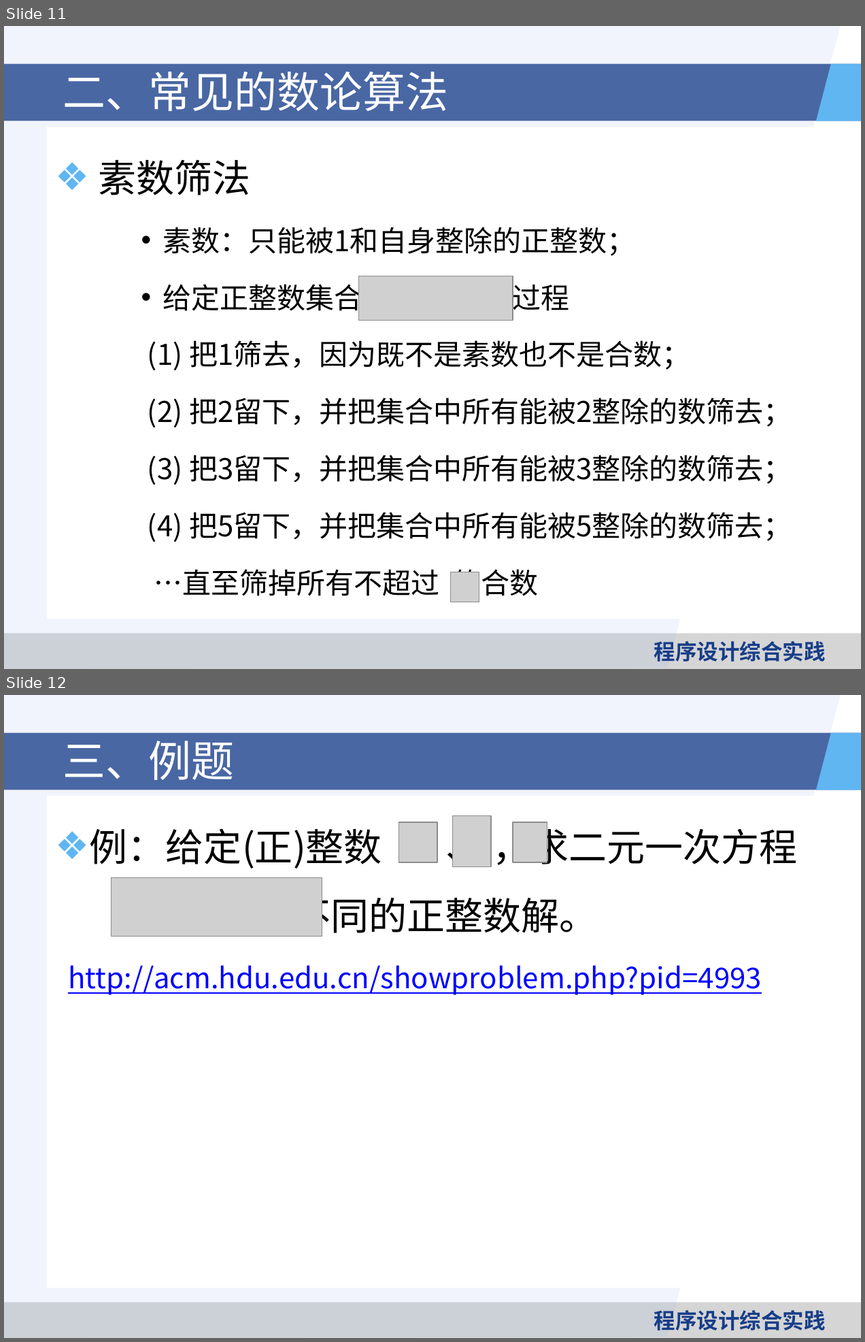
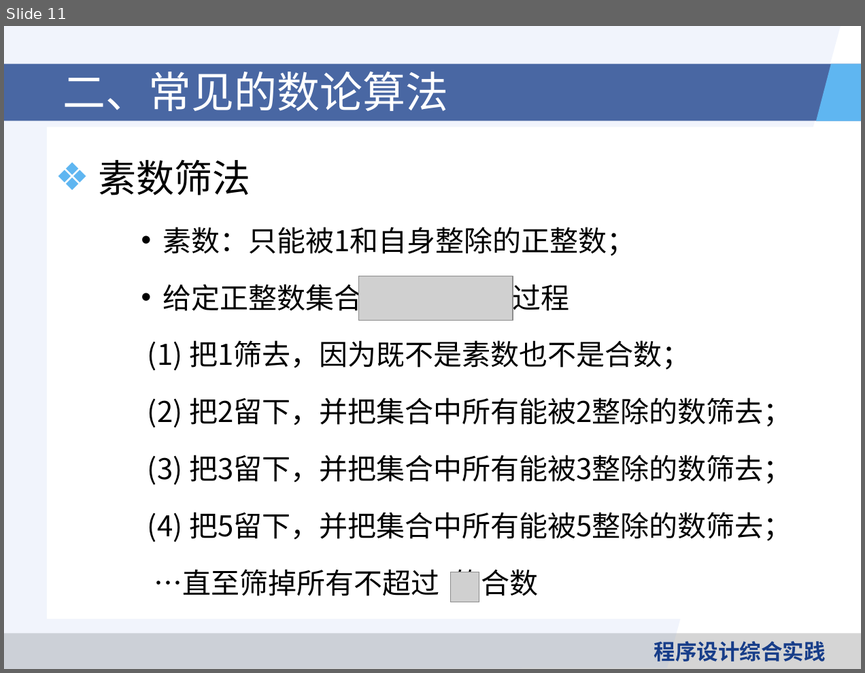
Before and after one commit to heyuantao/ProgrammingPracticeCourse, a slide deck: 课件/第三讲： 数论.pptx. Shown one above the other, each under a label of ours: slides 11 and 12 before the commit, slide 11 after it. The pictures are 865x1342 and 865x673 pixels, drawn with LibreOffice and Linux fonts; fonts in the diff are those of the drawing; grey boxes stand for pictures; background and template pictures are left out. Boxes give left, top, right and bottom in pixels: in the first picture for what was removed or moved away, otherwise in the second. Text is boxed around its words. In the diff, an @@ line names an element or a change of style, - is before the commit and + after.

```diff
--- a/课件/第三讲： 数论.pptx
+++ b/课件/第三讲： 数论.pptx
@@ slide 12 removed at (4, 695, 861, 1338), background #FFFFFF; not listed: 5 template elements that a slide beside it also shows @@
@@ title removed at (62, 741, 234, 780) @@
-三、例题
@@ text removed at (47, 796, 827, 1288) @@
-❖ 例：给定(正)整数 、 、 ，求二元一次方程 有多少组不同的正整数解。
-http://acm.hdu.edu.cn/showproblem.php?pid=4993
@@ picture removed at (452, 816, 491, 867) @@
@@ picture removed at (399, 821, 438, 862) @@
@@ picture removed at (513, 821, 547, 862) @@
@@ picture removed at (111, 877, 322, 936) @@
```
Also in this commit, not shown: 2 slides changed, 5 other slides removed.
